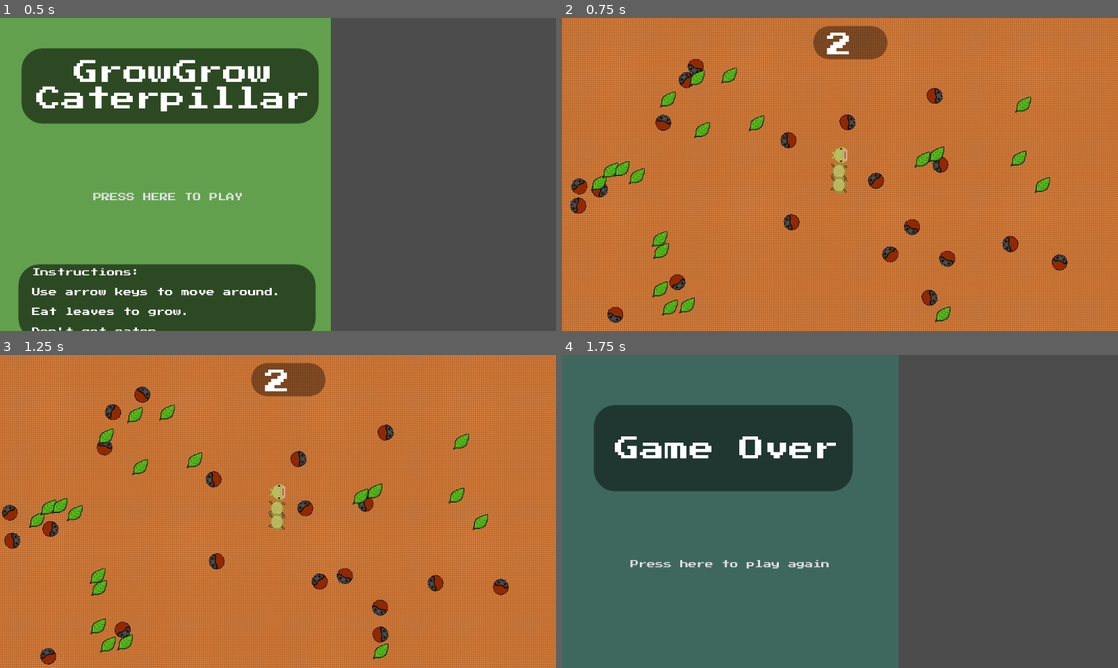
Above: before the commit, frames 1-4 (two rows, left to right).
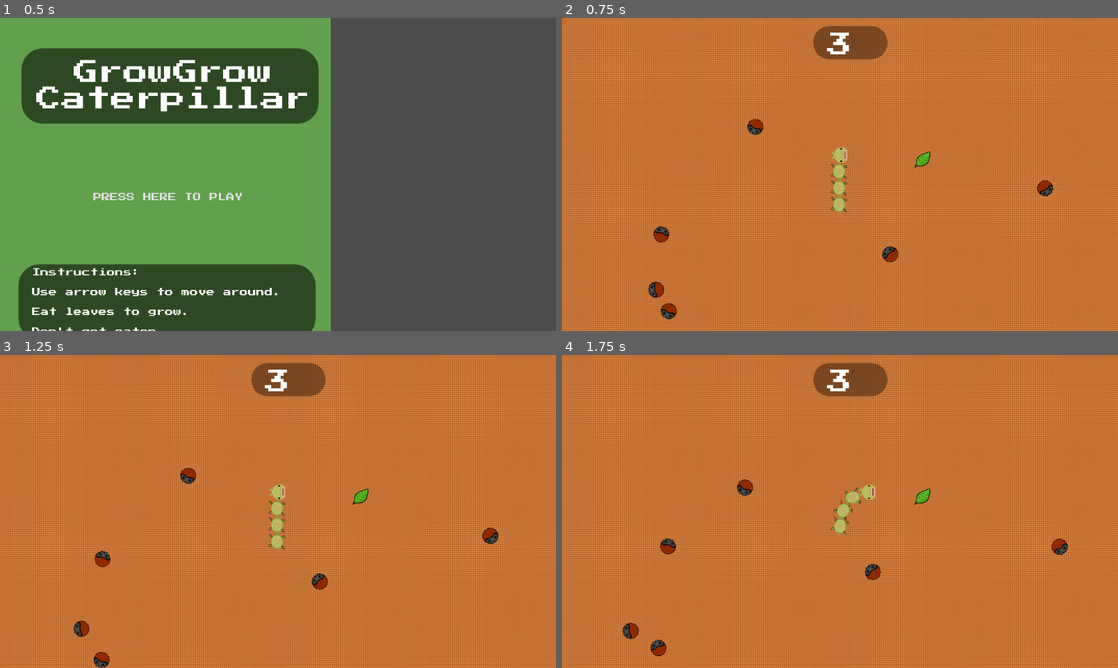
Above: after the commit, the same moments.

Repository: thatnick/grow-grow
Game: Godot game, scene res://scenes/Start.tscn
Same seed, same stepped clock (60 frames per second), same inputs: the game is played once before the commit and once after it.
Inputs:
- Up to frame 1 (0.5 s): no input
- Up to frame 2 (0.75 s): click "PRESS HERE TO PLAY" at 0.5 s
- Up to frame 3 (1.25 s): no input
- Up to frame 4 (1.75 s): hold Right (ui_right) from 1.28 s (still down)

Frame 1 is identical in both runs. In frame 2, 4.5% of the frame differs, in the area x 1-91%, y 4-98%; in frame 3, 4.9%; in frame 4, 100%, in the area x 0-100%, y 0-100%.

Commit message:
There's now only 1 leaf at a time and you move faster

Diff:
--- a/scripts/Main.gd
+++ b/scripts/Main.gd
@@ -1,7 +1,6 @@
 extends Node
 
-const NUM_COLLECTABLES = 20
-const NUM_ENEMIES = 20
+const NUM_ENEMIES = 5
 const background_size = Vector2(1072, 603)
 const collectable = preload("res://scenes/Collectable.tscn")
 const enemy = preload("res://scenes/Enemy.tscn")
@@ -11,8 +10,7 @@
 	randomize()
 	rng.randomize()
 
-	for i in NUM_COLLECTABLES:
-		spawn_collectable()
+	spawn_collectable()
 	for i in NUM_ENEMIES:
 		spawn_enemy()
 
@@ -23,7 +21,7 @@
 	spawn_collectable()
 
 func _on_EnemyTimer_timeout():
-	for i in 5:
+	for i in NUM_ENEMIES:
 		spawn_enemy()
 
 func spawn_collectable():
--- a/scripts/player.gd
+++ b/scripts/player.gd
@@ -2,8 +2,8 @@
 
 onready var manager = get_node("/root/Manager")
 const tail = preload("res://scenes/Tail.tscn")
-var speed  = 80
-const speed_increment = 3
+var speed  = 120
+const speed_increment = 5
 
 func _on_Collectable_collected(value):
 	manager.tails += value
